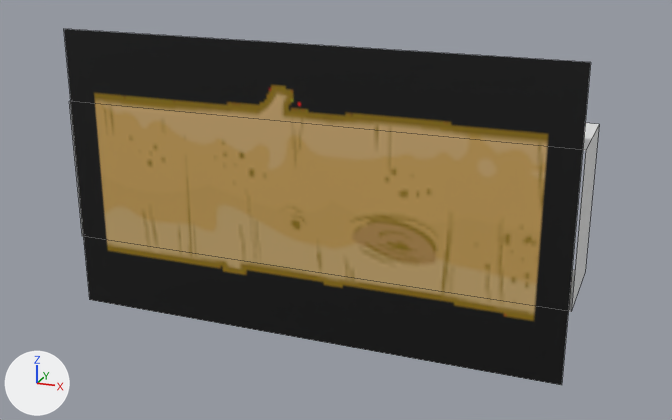
A saved change to the Blender file Content/PuffBOMB/3D/Mountain/MedLogH2.blend.
Camera for both pictures: a 50 mm camera at (11.6, -16.26, 8.5) aimed at (5.28, -0.05, 2.45). The lights are fixed; the arrows at lower left show +X, +Y and +Z. Mesh edges are drawn as thin lines.
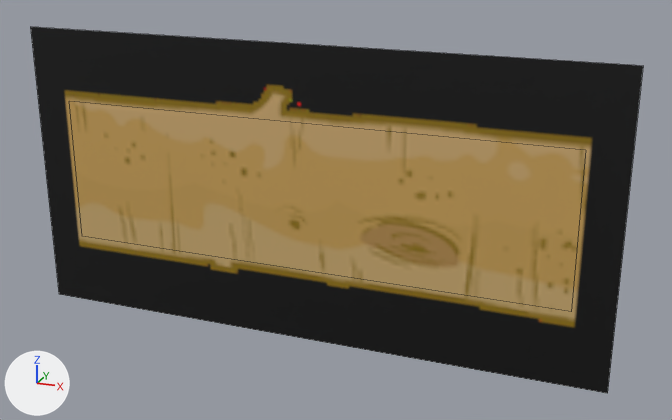
Where the change shows, as pixel boxes (x1, y1, x2, y2) in the pictures (672 x 420 px):
'Plane', reshaped (16% wider)
    before: (64, 29, 591, 385)
    after: (31, 27, 643, 393)
'Cube', unchanged, covered by the edit
    before: (69, 101, 599, 311)

The change in detail:
me_plane has 4 vertices, 1 face and spans x 0.0..1.73, y 0.0..1.0, z 0.2.
me_plane is used by ob_plane; location (-0.1, 0.2, 0.0); rotation (1.571, 0.0, 0.0), in degrees (90, 0, 0); scale (5.83, 5.83, 5.83).
Part 1, on me_plane:
Vertex 0 of me_plane moves from (1.73, 1.0, 0.2) at pixel (590, 62) to (1.87, 1.0, 0.2) at pixel (643, 65).
Vertex 1 of me_plane moves from (1.73, 0.0, 0.2) at pixel (561, 385) to (1.87, 0.0, 0.2) at pixel (607, 393).
Vertex 2 of me_plane moves from (0.0, 0.0, 0.2) at pixel (89, 299) to (-0.14, 0.0, 0.2) at pixel (59, 294).
Vertex 3 of me_plane moves from (0.0, 1.0, 0.2) at pixel (63, 28) to (-0.14, 1.0, 0.2) at pixel (30, 26).
